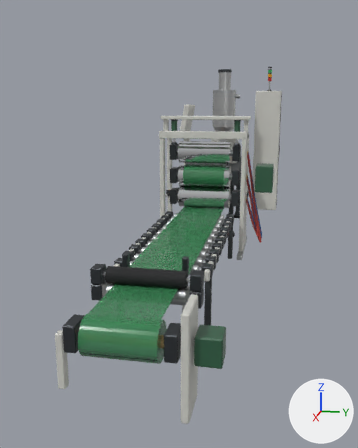
The Blender file assets/equipment/sheet-motion.blend as it was, and as the next commit left it.
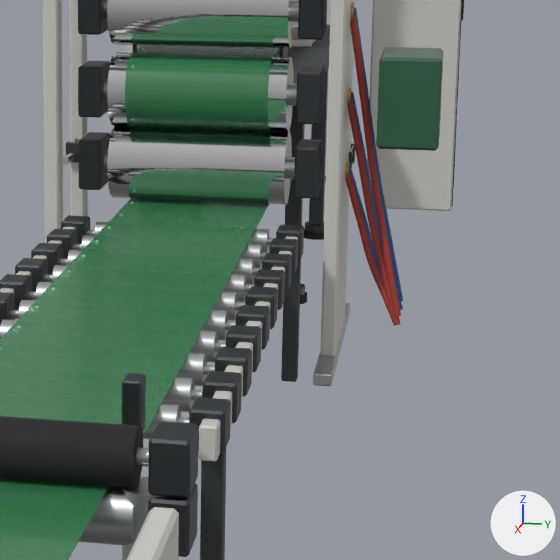
Each version appears first whole from a camera (50 mm lens) standing at (6.37, 0.85, 1.73) and looking at (0.9, -0.24, 0.36), and next in a close-up on the part from 41% to 86% of the width and 33% to 69% of the height. The axes (+X, +Y, +Z) are drawn at lower right. The lights are the same throughout. The last two pictures show the newer version.

Names of what the first close-up shows: 'Bottom gap adjuster rod', 'BottomRoll stand', 'BottomRoll_body', 'Control cabinet', 'HaulRollUpper stand', 'HaulRollUpper_body', 'MiddleRoll stand', 'RollerTableAndTrim', 'SheetWebDrawn001', 'SheetWebDrawn002', 'StackFrame', 'TopRoll stand', 'TopRoll_body' and 60 more.
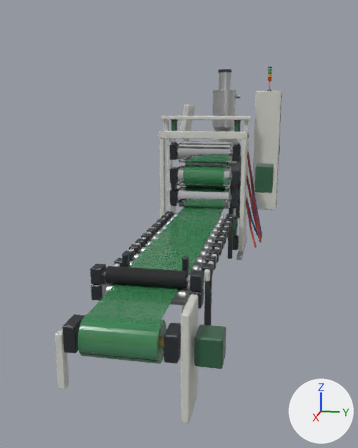
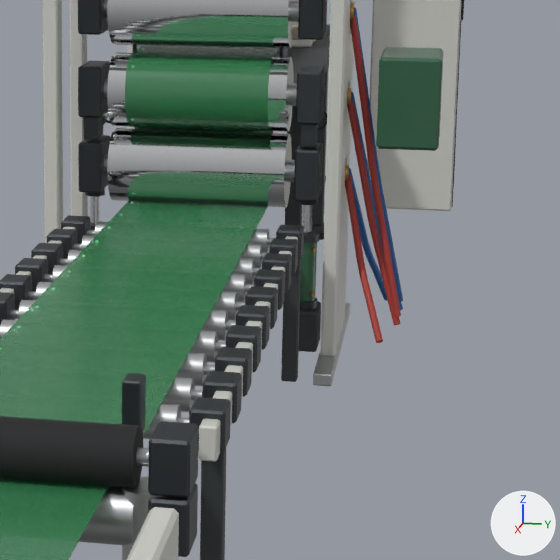
ob_bottomroll is not drawn itself; it is the parent of ob_bottomroll_body.

Location of each change, [x1, y1, x2, y2] in pixels of the close-ups (560 x 560 px):
'BottomRoll_body', moved: before [104, 126, 295, 205]; after [104, 128, 295, 207]
'BottomRoll stand', reshaped, moved (7% taller): before [78, 132, 401, 326]; after [78, 135, 387, 343]
'BottomGapAdjusters', added: after [83, 110, 327, 352]
'Bottom gap cylinder.001', added: after [300, 231, 319, 310]
'Bottom gap cylinder rod.001', added: after [302, 205, 312, 234]
'Bottom gap cylinder rod', added (mostly hidden): after [90, 196, 99, 225]
'Bottom gap adjuster rod', deleted: before [63, 149, 79, 165]
'Bottom gap cylinder clevis', added: after [85, 188, 105, 197]
'Bottom gap cylinder clevis.001', added: after [297, 200, 318, 205]
'Bottom gap cylinder', added (mostly hidden): after [90, 221, 102, 230]
part 1 of me_stackframe, deleted (mostly hidden): before [66, 139, 355, 168]
part 2 of me_stackframe, reshaped: [335, 0, 356, 355] in both
part 3 of me_bottomroll_stand, rebuilt (26% narrower, 8% shorter): before [349, 167, 401, 310]; after [349, 170, 387, 301]
part 4 of me_bottomroll_stand, rebuilt: before [345, 173, 395, 326]; after [345, 175, 383, 342]

The change, as a diff of the scene's bpy script:
```diff
--- a/assets/equipment/sheet-motion.blend.py
+++ b/assets/equipment/sheet-motion.blend.py
@@ me_stackframe @@
-me_stackframe.from_pydata(...)  # 768 vertices, 636 faces; spans x 0.08..0.98, y -0.52..0.8, z 0.0..1.58
+me_stackframe.from_pydata(...)  # 314 vertices, 330 faces; spans x 0.08..0.98, y -0.52..0.8, z 0.0..1.58
+# me_stackframe part 1: 18 loose pieces with 480 vertices, spanning x 0.21..0.39, y -0.51..0.51, z 0.59..0.67, are deleted
+# me_stackframe part 2
+# 2 faces are deleted
+# 14 vertices are added at x 0.49..0.58, y 0.44..0.5, z 0.57..1.2
+# 12 new vertices lie (0.0, 0.06, 0.0) away from vertices in x 0.49..0.58, y 0.44, z 0.57..1.2
+# 20 new faces join them, mat_paint___light_machine_grey (light grey #d3d3cc)
 me_stackframe.materials.append(mat_paint___light_machine_grey)
 me_stackframe.materials.append(mat_paint___forest_green)
-me_stackframe.materials.append(mat_steel___blackened)  # dark grey #4a4e52
 me_stackframe.materials.append(mat_steel___machined)
-me_stackframe.materials.append(mat_brass___fittings)  # orange #c9a15b
@@ me_bottomroll_stand @@
-me_bottomroll_stand.from_pydata(...)  # 652 vertices, 598 faces; spans x 0.422..0.645, y -0.41..0.701, z 0.115..0.71
+me_bottomroll_stand.from_pydata(...)  # 652 vertices, 598 faces; spans x 0.244..0.824, y -0.41..0.651, z 0.113..0.71
+# me_bottomroll_stand part 3: the loose piece of 250 vertices spanning x 0.422..0.546, y 0.489..0.701, z 0.115..0.637 is rebuilt with 250 vertices and now spans x 0.244..0.545, y 0.489..0.651, z 0.113..0.639
+# me_bottomroll_stand part 4: the loose piece of 250 vertices spanning x 0.522..0.645, y 0.489..0.701, z 0.115..0.617 is rebuilt with 250 vertices and now spans x 0.523..0.824, y 0.489..0.651, z 0.113..0.619
+# other edits to the shape of me_bottomroll_stand do not show in these pictures
 me_bottomroll_stand.materials.append(mat_steel___blackened)
@@ ob_bottom_gap_adjuster_rod @@
-ob_bottom_gap_adjuster_rod = bpy.data.objects.new('Bottom gap adjuster rod', me_bottom_gap_adjuster_rod)
@@ ob_bottomroll @@
 ob_bottomroll = bpy.data.objects.new('BottomRoll', None)
+ob_bottomroll.parent = ob_bottomrollcarriage
 ob_bottomroll.location = (0.534, 0.0, 0.624)
@@ ob_bottomroll_stand @@
 ob_bottomroll_stand = bpy.data.objects.new('BottomRoll stand', me_bottomroll_stand)
+ob_bottomroll_stand.parent = ob_bottomrollcarriage
 ob_bottomroll_stand.location = (0.0, 0.0, 0.0)
@@ ob_bottomrollcarriage @@
+ob_bottomrollcarriage = bpy.data.objects.new('BottomRollCarriage', None)
+ob_bottomrollcarriage.location = (0.0, 0.0, -0.01)
@@ ob_bottom_gap_cylinder_clevis_001 @@
+ob_bottom_gap_cylinder_clevis_001 = bpy.data.objects.new('Bottom gap cylinder clevis.001', me_bottom_gap_cylinder_clevis_001)  # a 6-sided cylinder along z spanning x 0.5035..0.5645, y 0.3348..0.4052, z 0.5132..0.5612; in mat_steel___blackened (dark grey #4a4e52)
+ob_bottom_gap_cylinder_clevis_001.parent = ob_bottomrollcarriage
+ob_bottom_gap_cylinder_clevis_001.location = (0.0, 0.0, 0.0)
@@ ob_bottom_gap_cylinder_rod_001 @@
+ob_bottom_gap_cylinder_rod_001 = bpy.data.objects.new('Bottom gap cylinder rod.001', me_bottom_gap_cylinder_rod_001)  # a 16-sided cylinder along z spanning x 0.518..0.55, y 0.354..0.386, z 0.35..0.537; in mat_steel___hard_chrome (white #e6e8ea)
+ob_bottom_gap_cylinder_rod_001.parent = ob_bottomrollcarriage
+ob_bottom_gap_cylinder_rod_001.location = (0.0, 0.0, 0.0)
@@ ob_bottom_gap_cylinder_001 @@
+ob_bottom_gap_cylinder_001 = bpy.data.objects.new('Bottom gap cylinder.001', me_bottom_gap_cylinder_001)  # 184 vertices, 102 faces; spans x 0.491..0.577, y 0.327..0.413, z 0.14..0.4; in mat_paint___forest_green (dark green #2e5e43), mat_steel___blackened (dark grey #4a4e52), mat_brass___fittings (orange #c9a15b)
+ob_bottom_gap_cylinder_001.location = (0.0, 0.0, 0.0)
@@ ob_bottomgapadjusters @@
+ob_bottomgapadjusters = bpy.data.objects.new('BottomGapAdjusters', me_bottomgapadjusters)  # 496 vertices, 448 faces; spans x 0.239..0.614, y -0.42..0.42, z 0.0..0.789; in mat_paint___anthracite_base (dark grey #34393b), mat_steel___blackened (dark grey #4a4e52), mat_steel___machined (light grey #c3c6c7), mat_label___safety_yellow (yellow #e8b612), mat_plastic___black (black #141516)
+ob_bottomgapadjusters.location = (0.0, 0.0, 0.0)
@@ ob_bottom_gap_cylinder_clevis @@
+ob_bottom_gap_cylinder_clevis = bpy.data.objects.new('Bottom gap cylinder clevis', me_bottom_gap_cylinder_clevis)  # a 6-sided cylinder along z spanning x 0.5035..0.5645, y -0.4052..-0.3348, z 0.5132..0.5612; in mat_steel___blackened (dark grey #4a4e52)
+ob_bottom_gap_cylinder_clevis.parent = ob_bottomrollcarriage
+ob_bottom_gap_cylinder_clevis.location = (0.0, 0.0, 0.0)
@@ ob_bottom_gap_cylinder_rod @@
+ob_bottom_gap_cylinder_rod = bpy.data.objects.new('Bottom gap cylinder rod', me_bottom_gap_cylinder_rod)  # a 16-sided cylinder along z spanning x 0.518..0.55, y -0.386..-0.354, z 0.35..0.537; in mat_steel___hard_chrome (white #e6e8ea)
+ob_bottom_gap_cylinder_rod.parent = ob_bottomrollcarriage
+ob_bottom_gap_cylinder_rod.location = (0.0, 0.0, 0.0)
@@ ob_bottom_gap_cylinder @@
+ob_bottom_gap_cylinder = bpy.data.objects.new('Bottom gap cylinder', me_bottom_gap_cylinder)  # 184 vertices, 102 faces; spans x 0.491..0.577, y -0.413..-0.327, z 0.14..0.4; in mat_paint___forest_green (dark green #2e5e43), mat_steel___blackened (dark grey #4a4e52), mat_brass___fittings (orange #c9a15b)
+ob_bottom_gap_cylinder.location = (0.0, 0.0, 0.0)
```
